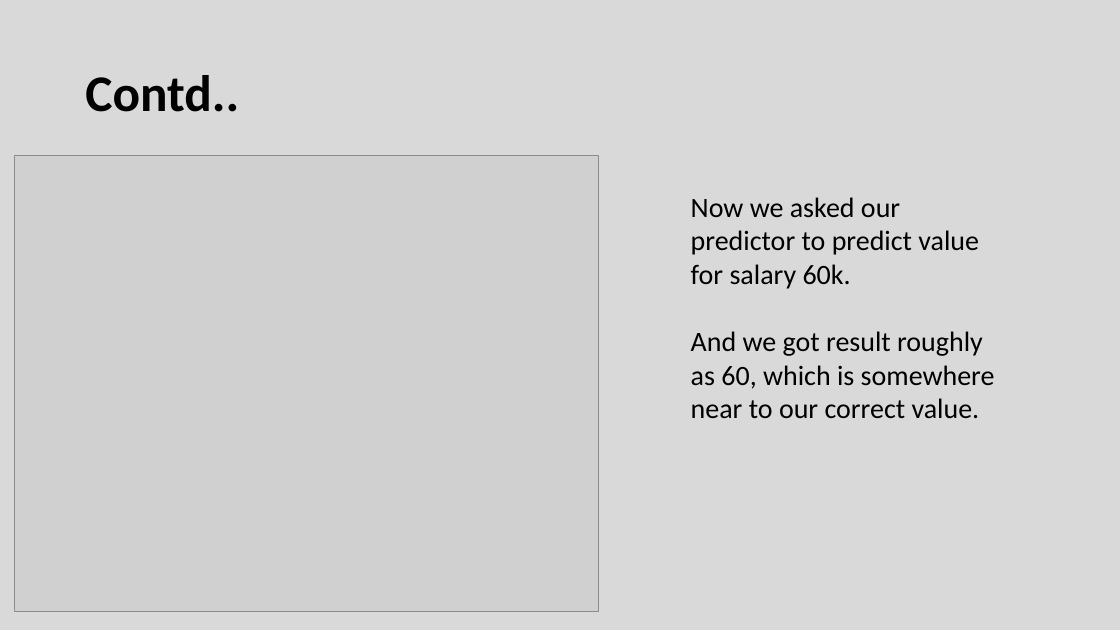
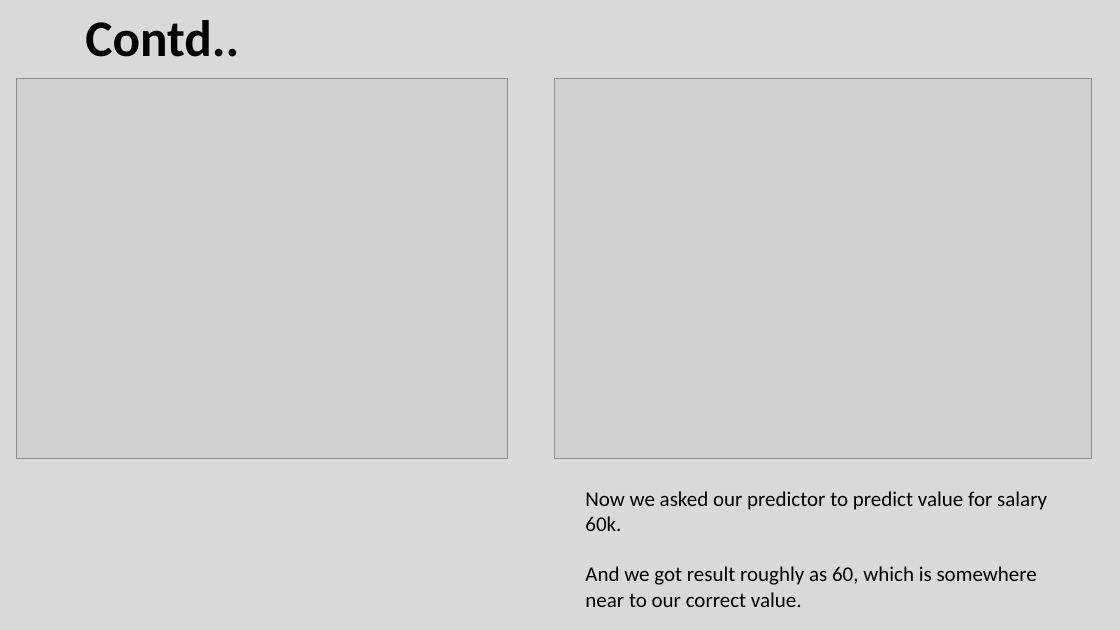
Before and after one commit to Vkrntkmrsngh/Machine-Learning-Training, a slide deck: slide 21 of Introduction TO DATA SCIENCE_Training.pptx (slide 23 before the commit). Drawn at 1120x630 pixels with LibreOffice and Linux fonts; fonts in the diff are those of the drawing; grey boxes stand for pictures. Boxes give left, top, right and bottom in pixels: in the first picture for what was removed or moved away, otherwise in the second. Text is boxed around its words. In the diff, an @@ line names an element or a change of style, - is before the commit and + after.

```diff
--- a/Introduction TO DATA SCIENCE_Training.pptx
+++ b/Introduction TO DATA SCIENCE_Training.pptx
@@ title "Contd..": place and size @@
-title "Contd.." at (85, 75, 239, 112)
+title "Contd.." at (85, 20, 239, 57)
@@ picture added at (17, 79, 507, 459) @@
@@ picture: place and size @@
-picture at (15, 155, 599, 612)
+picture at (555, 79, 1092, 459)
@@ text "Now we asked our predictor ...": place and size @@
-text "Now we asked our predictor ..." at (691, 197, 995, 418)
+text "Now we asked our predictor ..." at (585, 491, 1047, 607)
@@ text "Now we asked our predictor ..." at (585, 491, 1047, 607): size 24 to 18 pt @@
```
Also in this commit, not shown: 10 other slides changed, 2 slides added, 3 slides removed, 1 other file.
